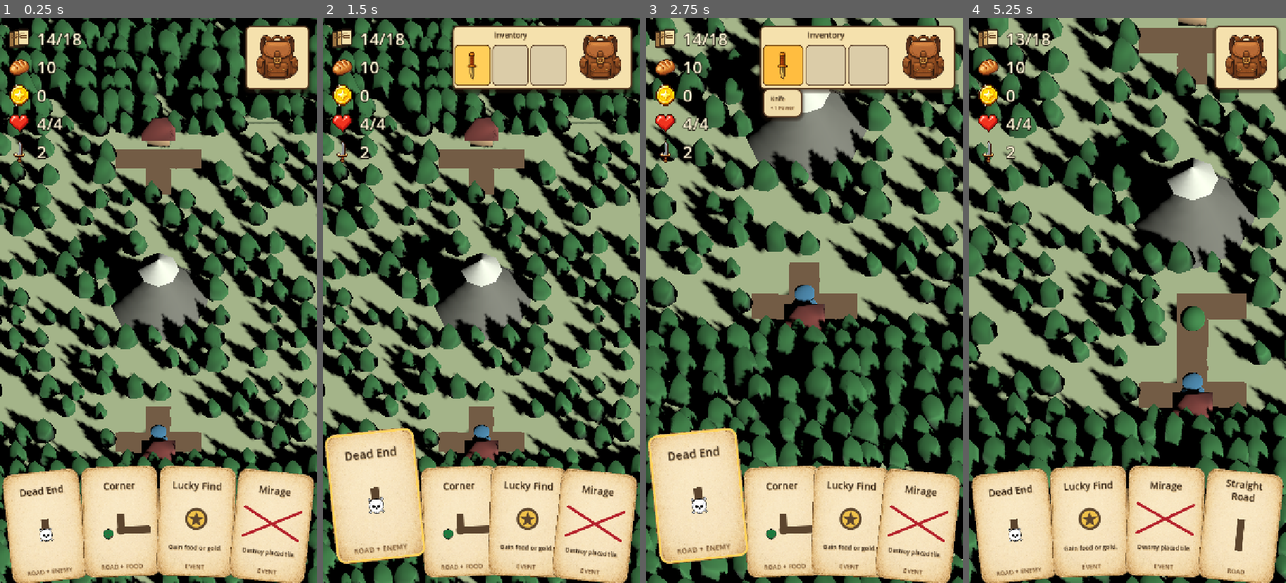
Above: before the commit, frames 1-4 (left to right).
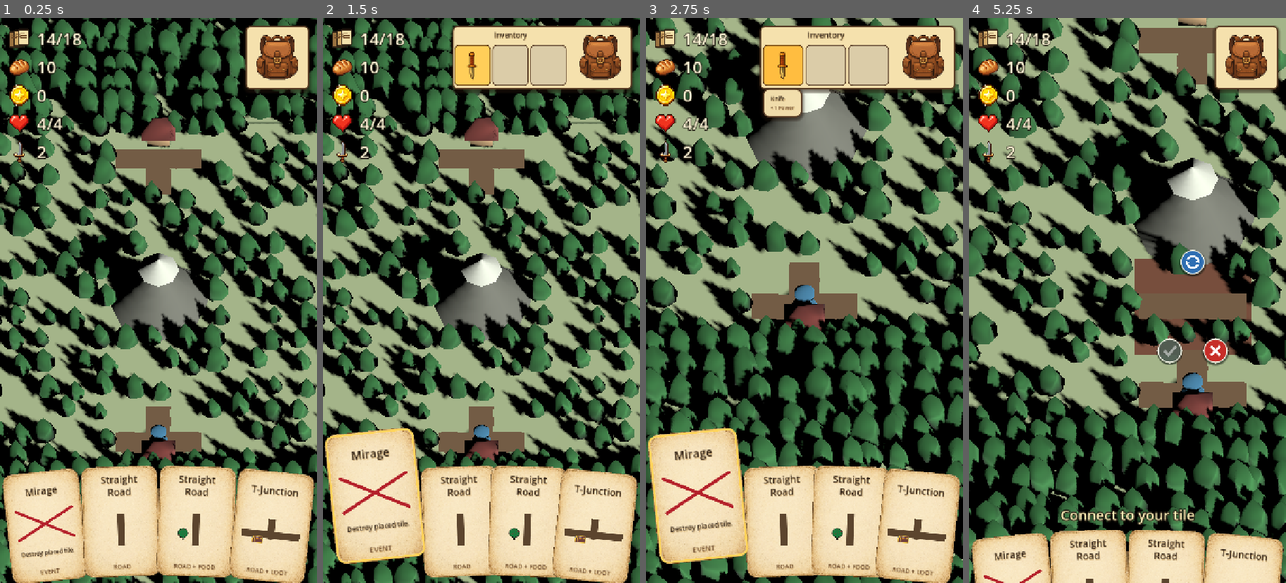
Above: after the commit, the same moments.

Repository: Reicher/The-Road-North
Game: Godot game, scene res://scenes/main.tscn
Two runs of this game, one before a commit and one after it. Both use one fixed random seed, a clock stepped at 60 frames per second and the inputs below.
Inputs (mouse positions are in pixels of both pictures, inside the frame that each line leads up to):
- Up to frame 1 (0.25 s): no input
- Up to frame 2 (1.5 s): click (367, 526) at 0.52 s; click (601, 57) at 1.25 s
- Up to frame 3 (2.75 s): click (782, 63) at 2 s
- Up to frame 4 (5.25 s): tap Enter at 2.75 s; drag from (1127, 509) to (1159, 176) at 2.77 s; drag from (1064, 328) to (1111, 413) at 3.52 s; click (1194, 260) at 4.25 s; click (1168, 351) at 5.02 s

The runs differ from the first frame. In frame 1, 2.8% of the frame differs, in the area x 4-96%, y 80-99%; in frame 2, 3.1%; in frame 3, 3.1%; in frame 4, 21%, in the area x 0-100%, y 2-100%.

Commit message:
Add encounter-targeting event cards

Diff:
--- a/scripts/card_view.gd
+++ b/scripts/card_view.gd
@@ -11,6 +11,11 @@
 	DeckController.EVENT_ROTATE_TILE: "res://assets/images/card_art_event_rotate_tile.png",
 	DeckController.EVENT_LUCKY_FIND: "res://assets/images/card_art_event_lucky_find.png",
 }
+const MARKER_ONLY_EVENT_TYPES := [
+	DeckController.EVENT_AMBUSH,
+	DeckController.EVENT_WILD_BERRIES,
+	DeckController.EVENT_LOST_BELONGINGS,
+]
 const ROAD_ART_TEXTURES := {
 	"Straight Road": "res://assets/images/card_art_road_straight.png",
 	"Corner": "res://assets/images/card_art_road_corner.png",
@@ -270,16 +275,15 @@
 
 func _draw_card_art_texture(art_rect: Rect2) -> void:
 	var art_texture := _card_art_texture()
-	if art_texture == null:
-		return
-	draw_texture_rect(art_texture, art_rect, false)
+	if art_texture != null:
+		draw_texture_rect(art_texture, art_rect, false)
 
 	var marker_texture := _encounter_marker_texture()
 	if marker_texture == null:
 		return
 	var marker_size := marker_texture.get_size()
 	var marker_position := art_rect.get_center() - marker_size * 0.5
-	if _encounter_type() != GameMap.ENCOUNTER_ENEMY:
+	if event_type not in MARKER_ONLY_EVENT_TYPES and _encounter_type() != GameMap.ENCOUNTER_ENEMY:
 		marker_position += Vector2(-art_rect.size.x * 0.22, art_rect.size.y * 0.12)
 	draw_texture_rect(marker_texture, Rect2(marker_position, marker_size), false)
 
@@ -296,6 +300,8 @@
 
 func _card_art_texture() -> Texture2D:
 	if category == DeckController.EVENT_CATEGORY:
+		if event_type in MARKER_ONLY_EVENT_TYPES:
+			return null
 		return _load_texture(str(EVENT_ART_TEXTURES.get(event_type, FALLBACK_EVENT_ART_TEXTURE_PATH)))
 	if tile_definition == null:
 		return null
--- a/scripts/deck_builder.gd
+++ b/scripts/deck_builder.gd
@@ -12,6 +12,10 @@
 const EVENT_DRAW_TWO := "draw_two"
 const EVENT_ROTATE_TILE := "rotate_tile"
 const EVENT_LUCKY_FIND := "lucky_find"
+const EVENT_CLEAR_PATH := "clear_path"
+const EVENT_AMBUSH := "ambush"
+const EVENT_WILD_BERRIES := "wild_berries"
+const EVENT_LOST_BELONGINGS := "lost_belongings"
 const ENCOUNTER_ENEMY := "enemy"
 const ROAD_SUBTYPES: Array[String] = ["straight", "corner", "t_junction", "four_way", "dead_end"]
 
@@ -23,7 +27,7 @@
 	var cards: Array[Dictionary] = []
 	for road_card in _make_road_cards(road_count, rng, config):
 		cards.append(road_card)
-	for event_card in _make_event_cards(event_count):
+	for event_card in _make_event_cards(event_count, rng, config):
 		cards.append(event_card)
 	return cards
 
@@ -38,7 +42,9 @@
 		"rewards":
 			return _make_debug_reward_roads(roads, int(config.get("level", 1)), int(config.get("map_size", 1)))
 		"events":
-			return _make_event_cards(4)
+			var rng := RandomNumberGenerator.new()
+			rng.seed = 1
+			return _make_event_cards(8, rng, config)
 	return []
 
 
@@ -157,17 +163,32 @@
 	return cards
 
 
-func _make_event_cards(count: int) -> Array[Dictionary]:
+func _make_event_cards(count: int, rng: RandomNumberGenerator, config: Dictionary) -> Array[Dictionary]:
 	var event_templates: Array[Dictionary] = [
 		{"title": "Mirage", "detail": "Destroy a placed tile.", "event_type": EVENT_DESTROY_TILE},
 		{"title": "Idea", "detail": "Draw two extra cards.", "event_type": EVENT_DRAW_TWO},
 		{"title": "Doubt", "detail": "Rotate a placed tile.", "event_type": EVENT_ROTATE_TILE},
 		{"title": "Lucky Find", "detail": "Gain food or gold.", "event_type": EVENT_LUCKY_FIND},
+		{"title": "Clear Path", "detail": "Remove an encounter from a road.", "event_type": EVENT_CLEAR_PATH},
+		{"title": "Ambush", "detail": "Add an enemy to a road.", "event_type": EVENT_AMBUSH},
+		{"title": "Wild Berries", "detail": "Add a berry bush to a road.", "event_type": EVENT_WILD_BERRIES},
+		{"title": "Lost Belongings", "detail": "Add a cache to a road.", "event_type": EVENT_LOST_BELONGINGS},
 	]
+	_shuffle_cards(event_templates, rng)
 	var cards: Array[Dictionary] = []
 	for index in count:
 		var template: Dictionary = event_templates[index % event_templates.size()]
-		cards.append(_make_event_card(template["title"], template["detail"], template["event_type"]))
+		var card := _make_event_card(template["title"], template["detail"], template["event_type"])
+		var event_type := str(template["event_type"])
+		var level := int(config.get("level", 1))
+		var map_size := int(config.get("map_size", 1))
+		if event_type == EVENT_AMBUSH:
+			_set_card_encounter(card, _make_enemy_encounter(rng, level))
+		elif event_type == EVENT_WILD_BERRIES:
+			_set_card_encounter(card, _make_reward_encounter(GameMap.ENCOUNTER_BERRY_BUSH, rng, level, map_size))
+		elif event_type == EVENT_LOST_BELONGINGS:
+			_set_card_encounter(card, _make_reward_encounter(GameMap.ENCOUNTER_CACHE, rng, level, map_size))
+		cards.append(card)
 	return cards
 
 
--- a/scripts/deck_controller.gd
+++ b/scripts/deck_controller.gd
@@ -9,6 +9,10 @@
 const EVENT_DRAW_TWO := "draw_two"
 const EVENT_ROTATE_TILE := "rotate_tile"
 const EVENT_LUCKY_FIND := "lucky_find"
+const EVENT_CLEAR_PATH := "clear_path"
+const EVENT_AMBUSH := "ambush"
+const EVENT_WILD_BERRIES := "wild_berries"
+const EVENT_LOST_BELONGINGS := "lost_belongings"
 const GameBalance = preload("res://scripts/game_balance.gd")
 
 const HAND_SIZE := 4
--- a/scripts/game_balance.gd
+++ b/scripts/game_balance.gd
@@ -30,21 +30,23 @@
 
 
 static func road_distribution(road_cards: int) -> Dictionary:
-	var straight := roundi(float(road_cards) * 0.30)
-	var corner := roundi(float(road_cards) * 0.30)
 	var t_junction := roundi(float(road_cards) * 0.20)
-	var four_way := roundi(float(road_cards) * 0.10)
+	var four_way := roundi(float(road_cards) * 0.15)
+	var dead_end := roundi(float(road_cards) * 0.20)
+	var simple_roads := maxi(0, road_cards - t_junction - four_way - dead_end)
+	var straight := ceili(float(simple_roads) / 2.0)
+	var corner := simple_roads - straight
 	return {
 		"straight": straight,
 		"corner": corner,
 		"t_junction": t_junction,
 		"four_way": four_way,
-		"dead_end": road_cards - straight - corner - t_junction - four_way,
+		"dead_end": dead_end,
 	}
 
 
 static func special_road_counts(level: int, map_size: int, road_cards: int) -> Dictionary:
-	var enemy_roads := roundi(float(map_size) * 0.45) + level
+	var enemy_roads := roundi(float(map_size) * 0.60) + level
 	var loot_roads := maxi(2, floori(float(map_size + 1) / 2.0) - 1)
 	var berry_roads := maxi(2, floori(float(map_size + 1) / 2.0) - 1)
 	var remaining := maxi(0, road_cards)
--- a/scripts/hand_ui.gd
+++ b/scripts/hand_ui.gd
@@ -346,7 +346,14 @@
 		return false
 	if _dragged_card.category == DeckController.ROAD_CATEGORY:
 		return true
-	return _dragged_card.event_type == DeckController.EVENT_DESTROY_TILE or _dragged_card.event_type == DeckController.EVENT_ROTATE_TILE
+	return _dragged_card.event_type in [
+		DeckController.EVENT_DESTROY_TILE,
+		DeckController.EVENT_ROTATE_TILE,
+		DeckController.EVENT_CLEAR_PATH,
+		DeckController.EVENT_AMBUSH,
+		DeckController.EVENT_WILD_BERRIES,
+		DeckController.EVENT_LOST_BELONGINGS,
+	]
 
 
 func _on_resized() -> void:
--- a/scripts/level.gd
+++ b/scripts/level.gd
@@ -63,6 +63,8 @@
 		_placement_controller.tile_destroyed.connect(_on_tile_destroyed)
 	if not _placement_controller.tile_rotated.is_connected(_on_tile_rotated):
 		_placement_controller.tile_rotated.connect(_on_tile_rotated)
+	if not _placement_controller.encounter_changed.is_connected(_on_encounter_changed):
+		_placement_controller.encounter_changed.connect(_on_encounter_changed)
 
 
 func _connect_player() -> void:
@@ -90,7 +92,14 @@
 	if _is_terminal_state():
 		return
 	_set_player_input_enabled(false)
-	if card.event_type == DeckController.EVENT_DESTROY_TILE or card.event_type == DeckController.EVENT_ROTATE_TILE:
+	if card.event_type in [
+		DeckController.EVENT_DESTROY_TILE,
+		DeckController.EVENT_ROTATE_TILE,
+		DeckController.EVENT_CLEAR_PATH,
+		DeckController.EVENT_AMBUSH,
+		DeckController.EVENT_WILD_BERRIES,
+		DeckController.EVENT_LOST_BELONGINGS,
+	]:
 		state = RunState.EVENT_TARGETING
 	else:
 		state = RunState.PLACEMENT_MODE
@@ -118,6 +127,13 @@
 
 
 func _on_tile_rotated(_grid_position: Vector2i, _card: CardView) -> void:
+	if _is_terminal_state():
+		return
+	state = RunState.IDLE
+	_set_player_input_enabled(true)
+
+
+func _on_encounter_changed(_grid_position: Vector2i, _card: CardView) -> void:
 	if _is_terminal_state():
 		return
 	state = RunState.IDLE
--- a/scripts/placement_controller.gd
+++ b/scripts/placement_controller.gd
@@ -6,6 +6,7 @@
 signal placement_confirmed(grid_position: Vector2i, card: CardView)
 signal tile_destroyed(grid_position: Vector2i, card: CardView)
 signal tile_rotated(grid_position: Vector2i, card: CardView)
+signal encounter_changed(grid_position: Vector2i, card: CardView)
 
 const VALID_COLOR := Color(0.10, 0.95, 0.28, 0.34)
 const INVALID_COLOR := Color(1.00, 0.10, 0.08, 0.38)
@@ -13,6 +14,7 @@
 const MODE_ROAD_PLACEMENT := "road_placement"
 const MODE_DESTROY_TARGETING := "destroy_targeting"
 const MODE_ROTATE_TARGETING := "rotate_targeting"
+const MODE_ENCOUNTER_TARGETING := "encounter_targeting"
 const HINT_TOO_FAR := "Too far away"
 const HINT_STANDING_HERE := "You're standing here"
 const HINT_OCCUPIED := "Tile already occupied"
@@ -22,6 +24,8 @@
 const HINT_CONNECT_TO_PLAYER := "Connect to your tile"
 const HINT_ROAD_DOESNT_FIT := "Road doesn't fit"
 const HINT_NO_TILE := "No tile to target"
+const HINT_NO_ENCOUNTER := "No encounter here"
+const HINT_HAS_ENCOUNTER := "Road already has an encounter"
 
 class TargetPreview extends Node3D:
 	var preview_color := Color.TRANSPARENT
@@ -186,6 +190,13 @@
 	return _begin_tile_targeting(card, MODE_ROTATE_TARGETING)
 
 
+func begin_encounter_targeting(card: CardView) -> bool:
+	if card == null or card.category != DeckController.EVENT_CATEGORY or not _is_encounter_event(card.event_type):
+		return false
+
+	return _begin_tile_targeting(card, MODE_ENCOUNTER_TARGETING)
+
+
 func _begin_tile_targeting(card: CardView, mode: String) -> bool:
 	active_card = card
 	active_definition = null
@@ -223,6 +234,8 @@
 		return _confirm_destroy_target()
 	if active_mode == MODE_ROTATE_TARGETING:
 		return _confirm_rotate_target()
+	if active_mode == MODE_ENCOUNTER_TARGETING:
+		return _confirm_encounter_target()
 	if active_mode != MODE_ROAD_PLACEMENT:
 		return false
 
@@ -262,6 +275,8 @@
 		return begin_destroy_targeting(card)
 	elif card.event_type == DeckController.EVENT_ROTATE_TILE:
 		return begin_rotate_targeting(card)
+	elif _is_encounter_event(card.event_type):
+		return begin_encounter_targeting(card)
 	return false
 
 
@@ -326,7 +341,7 @@
 	if active_card == null or preview_position.x < 0:
 		_hide_preview()
 		return
-	if active_mode == MODE_DESTROY_TARGETING or active_mode == MODE_ROTATE_TARGETING:
+	if active_mode in [MODE_DESTROY_TARGETING, MODE_ROTATE_TARGETING, MODE_ENCOUNTER_TARGETING]:
 		_restore_preview_trees()
 		_refresh_tile_target()
 		return
@@ -387,6 +402,15 @@
 	return tile_data is Dictionary and tile_data.get("definition") != null
 
 
+func _is_valid_encounter_target(grid_position: Vector2i) -> bool:
+	if not _is_valid_destroy_target(grid_position):
+		return false
+	var encounter := _map.get_encounter(grid_position)
+	if active_card.event_type == DeckController.EVENT_CLEAR_PATH:
+		return not encounter.is_empty()
+	return encounter.is_empty()
+
+
 func _confirm_destroy_target() -> bool:
 	var destroyed_card := active_card
 	var destroyed_position := preview_position
@@ -412,6 +436,26 @@
 		_hand.remove_card(rotated_card)
 	_end_placement(false)
 	tile_rotated.emit(rotated_position, rotated_card)
+	return true
+
+
+func _confirm_encounter_target() -> bool:
+	var event_card := active_card
+	var target_position := preview_position
+	var changed := false
+	if event_card.event_type == DeckController.EVENT_CLEAR_PATH:
+		changed = _roads.clear_encounter(target_position)
+	else:
+		changed = _roads.set_encounter(target_position, event_card.encounter_data)
+	if not changed:
+		_refresh_tile_target()
+		return false
+	if _deck_controller != null:
+		_deck_controller.consume_card(event_card)
+	else:
+		_hand.remove_card(event_card)
+	_end_placement(false)
+	encounter_changed.emit(target_position, event_card)
 	return true
 
 
@@ -504,6 +548,8 @@
 		_controls_layer.show_prompt("Choose tile", _hand)
 	elif active_mode == MODE_ROTATE_TARGETING:
 		_controls_layer.show_prompt("Rotate tile", _hand)
+	elif active_mode == MODE_ENCOUNTER_TARGETING:
+		_controls_layer.show_prompt("Choose road", _hand)
 	else:
 		_controls_layer.show_prompt("Place tile", _hand)
 	set_process(true)
@@ -527,6 +573,8 @@
 func _is_valid_tile_target(grid_position: Vector2i) -> bool:
 	if active_mode == MODE_ROTATE_TARGETING:
 		return _is_valid_rotate_target(grid_position)
+	if active_mode == MODE_ENCOUNTER_TARGETING:
+		return _is_valid_encounter_target(grid_position)
 	return _is_valid_destroy_target(grid_position)
 
 
@@ -557,7 +605,22 @@
 		return HINT_CANT_TARGET
 	if _map.get_tile(grid_position) == null:
 		return HINT_NO_TILE
+	if active_mode == MODE_ENCOUNTER_TARGETING:
+		var encounter := _map.get_encounter(grid_position)
+		if active_card.event_type == DeckController.EVENT_CLEAR_PATH and encounter.is_empty():
+			return HINT_NO_ENCOUNTER
+		if active_card.event_type != DeckController.EVENT_CLEAR_PATH and not encounter.is_empty():
+			return HINT_HAS_ENCOUNTER
 	return ""
+
+
+func _is_encounter_event(event_type: String) -> bool:
+	return event_type in [
+		DeckController.EVENT_CLEAR_PATH,
+		DeckController.EVENT_AMBUSH,
+		DeckController.EVENT_WILD_BERRIES,
+		DeckController.EVENT_LOST_BELONGINGS,
+	]
 
 
 func _is_too_far_away(grid_position: Vector2i) -> bool:
--- a/scripts/roads.gd
+++ b/scripts/roads.gd
@@ -85,6 +85,31 @@
 	return true
 
 
+func set_encounter(grid_position: Vector2i, encounter_data: Dictionary) -> bool:
+	if _map.get_tile(grid_position) == null:
+		return false
+	var stored_encounter := encounter_data.duplicate(true)
+	if str(stored_encounter.get("type", "")) == GameMap.ENCOUNTER_ENEMY:
+		stored_encounter["revealed"] = true
+		stored_encounter["health"] = 1
+		stored_encounter["max_health"] = 1
+	_map.update_encounter_data(grid_position, stored_encounter)
+	var visual_tile := get_visual_tile(grid_position)
+	if visual_tile != null:
+		visual_tile.set_encounter_data(stored_encounter)
+	return true
+
+
+func clear_encounter(grid_position: Vector2i) -> bool:
+	if _map.get_encounter(grid_position).is_empty():
+		return false
+	_map.clear_encounter(grid_position)
+	var visual_tile := get_visual_tile(grid_position)
+	if visual_tile != null:
+		visual_tile.set_encounter_data({})
+	return true
+
+
 func get_visual_tile(grid_position: Vector2i) -> RoadTile:
 	return _visual_tiles.get(grid_position) as RoadTile
 
--- a/tests/test_deck_controller.gd
+++ b/tests/test_deck_controller.gd
@@ -91,8 +91,12 @@
 	_assert(event_types.has(DeckController.EVENT_DRAW_TWO), "Expected event deck to include Idea")
 	_assert(event_types.has(DeckController.EVENT_ROTATE_TILE), "Expected event deck to include Doubt")
 	_assert(event_types.has(DeckController.EVENT_LUCKY_FIND), "Expected event deck to include Lucky Find")
+	_assert(event_types.has(DeckController.EVENT_CLEAR_PATH), "Expected event deck to include Clear Path")
+	_assert(event_types.has(DeckController.EVENT_AMBUSH), "Expected event deck to include Ambush")
+	_assert(event_types.has(DeckController.EVENT_WILD_BERRIES), "Expected event deck to include Wild Berries")
+	_assert(event_types.has(DeckController.EVENT_LOST_BELONGINGS), "Expected event deck to include Lost Belongings")
 	_assert(typed_definition_count == deck_controller.deck.size(), "Expected generated draw pile cards to keep typed card definitions")
-	_assert(enemy_road_count == 5, "Expected enemy road count to use level and map size")
+	_assert(enemy_road_count == 6, "Expected enemy road count to use level and map size")
 	_assert(enemy_power_values_are_level_scaled, "Expected level one enemy power to stay between one and three")
 	_assert(enemy_road_has_clear_label, "Expected enemy road cards to be clearly named and described")
 	_assert(reward_road_count == 8, "Expected four berry roads and four loot roads on a 9x9 level one map")
--- /dev/null
+++ b/tests/test_encounter_event_cards.gd
@@ -0,0 +1,159 @@
+extends SceneTree
+
+const MAP_SCENE := preload("res://scenes/map.tscn")
+const ROADS_SCRIPT := preload("res://scripts/roads.gd")
+const PLAYER_SCENE := preload("res://scenes/player.tscn")
+const HAND_SCENE := preload("res://ui/hand.tscn")
+const PLACEMENT_SCRIPT := preload("res://scripts/placement_controller.gd")
+const STRAIGHT := preload("res://data/road_straight.tres")
+const T_JUNCTION := preload("res://data/road_t_junction.tres")
+
+
+func _initialize() -> void:
+	_test_add_and_clear_encounters()
+	quit()
+
+
+func _test_add_and_clear_encounters() -> void:
+	var fixture := _make_fixture()
+	var root: Node = fixture["root"]
+	var map: GameMap = fixture["map"]
+	var roads: Roads = fixture["roads"]
+	var hand: HandUI = fixture["hand"]
+	var placement: PlacementController = fixture["placement"]
+	var target := Vector2i(4, 7)
+
+	var expected_types := [
+		GameMap.ENCOUNTER_ENEMY,
+		GameMap.ENCOUNTER_BERRY_BUSH,
+		GameMap.ENCOUNTER_CACHE,
+	]
+	for expected_type in expected_types:
+		var add_card := hand.cards[0]
+		_assert(placement.begin_encounter_targeting(add_card), "Expected encounter event to enter targeting mode")
+		_set_initial_preview(placement, target)
+		_assert(placement.has_valid_preview(), "Expected empty adjacent road to accept an encounter")
+		_assert(placement.confirm_placement(), "Expected encounter event to confirm")
+		var encounter := map.get_encounter(target)
+		_assert(str(encounter.get("type", "")) == expected_type, "Expected event to add its encounter type")
+		_assert(str(roads.get_visual_tile(target).encounter_data.get("type", "")) == expected_type, "Expected event to update road visuals")
+		if expected_type == GameMap.ENCOUNTER_ENEMY:
+			_assert(encounter.get("revealed", false) == true, "Expected Ambush enemy to be revealed")
+			_assert(int(encounter.get("power", 0)) == 2, "Expected Ambush to keep its generated power")
+
+		var clear_card := hand.cards[0]
+		_assert(placement.begin_encounter_targeting(clear_card), "Expected Clear Path to enter targeting mode")
+		_set_initial_preview(placement, target)
+		_assert(placement.has_valid_preview(), "Expected Clear Path to accept a road with an encounter")
+		_assert(placement.confirm_placement(), "Expected Clear Path to confirm")
+		_assert(map.get_encounter(target).is_empty(), "Expected Clear Path to remove the encounter without removing the road")
+		_assert(map.get_tile(target) != null, "Expected Clear Path to leave the road in place")
+		_assert(roads.get_visual_tile(target).encounter_data.is_empty(), "Expected Clear Path to update road visuals")
+
+	var clear_without_encounter := hand.cards[0]
+	_assert(placement.begin_encounter_targeting(clear_without_encounter), "Expected remaining Clear Path to enter targeting mode")
+	_set_initial_preview(placement, target)
+	_assert(not placement.has_valid_preview(), "Expected Clear Path to reject a road without an encounter")
+	_assert(_get_hint(placement) == "No encounter here", "Expected empty Clear Path target to explain why it is invalid")
+	placement.cancel_placement()
+
+	root.queue_free()
+
+
+func _make_fixture() -> Dictionary:
+	var root := Node2D.new()
+	get_root().add_child(root)
+
+	var map = MAP_SCENE.instantiate() as GameMap
+	map.name = "Map"
+	root.add_child(map)
+
+	var roads = ROADS_SCRIPT.new()
+	roads.name = "Roads"
+	roads.map_path = NodePath("../Map")
+	roads.seed_start_and_goal = false
+	root.add_child(roads)
+	roads._ready()
+
+	var player = PLAYER_SCENE.instantiate() as GamePlayer
+	player.name = "Player"
+	player.map_path = NodePath("../Map")
+	player.start_position = Vector2i(4, 8)
+	player.move_duration = 0.0
+	root.add_child(player)
+	player._ready()
+
+	var ui := CanvasLayer.new()
+	ui.name = "UI"
+	root.add_child(ui)
+
+	var hand = HAND_SCENE.instantiate() as HandUI
+	hand.name = "Hand"
+	hand.demo_cards_enabled = false
+	hand.layout_duration = 0.0
+	hand.set_anchors_preset(Control.PRESET_TOP_LEFT)
+	hand.size = Vector2(360.0, 640.0)
+	ui.add_child(hand)
+	hand._ready()
+	hand.set_cards([
+		_encounter_card("Ambush", DeckController.EVENT_AMBUSH, {"type": GameMap.ENCOUNTER_ENEMY, "power": 2}),
+		_clear_path_card(),
+		_encounter_card("Wild Berries", DeckController.EVENT_WILD_BERRIES, {"type": GameMap.ENCOUNTER_BERRY_BUSH, "loot": [{"kind": "food", "amount": 3}]}),
+		_clear_path_card(),
+		_encounter_card("Lost Belongings", DeckController.EVENT_LOST_BELONGINGS, {"type": GameMap.ENCOUNTER_CACHE, "loot": [{"kind": "gold", "amount": 3}]}),
+		_clear_path_card(),
+		_clear_path_card(),
+	])
+
+	var placement = PLACEMENT_SCRIPT.new()
+	placement.name = "PlacementController"
+	placement.map_path = NodePath("../Map")
+	placement.roads_path = NodePath("../Roads")
+	placement.player_path = NodePath("../Player")
+	placement.hand_path = NodePath("../UI/Hand")
+	root.add_child(placement)
+	placement._ready()
+
+	roads.force_place_tile(Vector2i(4, 8), T_JUNCTION, 0)
+	roads.force_place_tile(Vector2i(4, 7), STRAIGHT, 0)
+	return {
+		"root": root,
+		"map": map,
+		"roads": roads,
+		"hand": hand,
+		"placement": placement,
+	}
+
+
+func _encounter_card(title: String, event_type: String, encounter: Dictionary) -> Dictionary:
+	return {
+		"category": "Event",
+		"title": title,
+		"event_type": event_type,
+		"encounter": encounter,
+	}
+
+
+func _clear_path_card() -> Dictionary:
+	return {
+		"category": "Event",
+		"title": "Clear Path",
+		"event_type": DeckController.EVENT_CLEAR_PATH,
+	}
+
+
+func _set_initial_preview(placement: PlacementController, grid_position: Vector2i) -> void:
+	placement.preview_position = grid_position
+	placement.call("_refresh_preview")
+
+
+func _get_hint(placement: PlacementController) -> String:
+	var hint_label := placement.get_node("PlacementControls/PromptLabel") as Label
+	return hint_label.text if hint_label.visible else ""
+
+
+func _assert(condition: bool, message: String) -> void:
+	if condition:
+		return
+	push_error(message)
+	quit(1)
--- a/tests/test_game_balance.gd
+++ b/tests/test_game_balance.gd
@@ -24,8 +24,12 @@
 	_assert(int(counts["shortest_path_steps"]) == 4, "Expected shortest path steps to be map size minus one")
 	_assert(int(counts["total_cards"]) == 18, "Expected level one 5x5 deck formula")
 	_assert(int(counts["road_cards"]) == 14 and int(counts["event_cards"]) == 4, "Expected 75 percent road cards and remaining event cards")
-	_assert(counts["road_distribution"] == {"straight": 4, "corner": 4, "t_junction": 3, "four_way": 1, "dead_end": 2}, "Expected road subtype formulas with dead ends receiving the remainder")
-	_assert(counts["special_roads"] == {"enemy": 3, "loot": 2, "berry": 2}, "Expected 5x5 level one encounter counts")
+	_assert(counts["road_distribution"] == {"straight": 3, "corner": 3, "t_junction": 3, "four_way": 2, "dead_end": 3}, "Expected road subtype formulas to include more four-way intersections and dead ends")
+	_assert(counts["special_roads"] == {"enemy": 4, "loot": 2, "berry": 2}, "Expected 5x5 level one encounter counts")
+
+	var level_two := GameBalance.deck_counts(2, 7)
+	_assert(level_two["road_distribution"] == {"straight": 4, "corner": 4, "t_junction": 4, "four_way": 3, "dead_end": 4}, "Expected level two road subtype distribution")
+	_assert(level_two["special_roads"] == {"enemy": 6, "loot": 3, "berry": 3}, "Expected 7x7 level two encounter counts")
 
 
 func _test_level_and_map_size_are_independent_inputs() -> void:
--- a/tests/test_hand.gd
+++ b/tests/test_hand.gd
@@ -188,6 +188,15 @@
 	_assert(event_detail_label.offset_bottom < event_category_label.offset_top, "Expected event detail text to sit between art and category")
 	_assert(is_equal_approx(event_category_label.offset_top, CardView.CATEGORY_RECT.position.y), "Expected event category badge to use the bottom category position")
 	_assert(is_equal_approx(event_category_label.offset_bottom, CardView.CATEGORY_RECT.end.y), "Expected event category badge to sit at the bottom of the card")
+	for event_type in [
+		DeckController.EVENT_AMBUSH,
+		DeckController.EVENT_WILD_BERRIES,
+		DeckController.EVENT_LOST_BELONGINGS,
+	]:
+		event_card.event_type = event_type
+		_assert(event_card.call("_card_art_texture") == null, "Expected encounter-adding events not to show the fallback event star")
+	event_card.event_type = DeckController.EVENT_CLEAR_PATH
+	_assert(event_card.call("_card_art_texture") != null, "Expected Clear Path to keep the fallback event star")
 	event_card.queue_free()
 
 	quit()
--- a/tests/test_level_progression.gd
+++ b/tests/test_level_progression.gd
@@ -56,8 +56,9 @@
 
 	_send_key(main, KEY_T)
 	await process_frame
-	_assert(first_hand.cards.size() == 4, "Expected debug T to show every event type")
+	_assert(first_hand.cards.size() == 8, "Expected debug T to show every event type")
 	_assert(_all_cards_match(first_hand.cards, "Event", ""), "Expected debug T hand to contain event cards")
+	_assert(_event_types(first_hand.cards).size() == 8, "Expected debug T hand to contain each event type once")
 	_send_key(main, KEY_ENTER)
 	await process_frame
 	_assert(first_screen.visible, "Expected debug Enter to complete the current level")
@@ -175,6 +176,13 @@
 	return count
 
 
+func _event_types(cards: Array[CardView]) -> Dictionary:
+	var event_types := {}
+	for card in cards:
+		event_types[card.event_type] = true
+	return event_types
+
+
 func _send_key(target: Node, keycode: int) -> void:
 	var event := InputEventKey.new()
 	event.keycode = keycode
Not shown, added: tests/test_encounter_event_cards.gd.uid
Not shown, changed: docs/design.md
Not shown, changed: scripts/run_tests.sh
